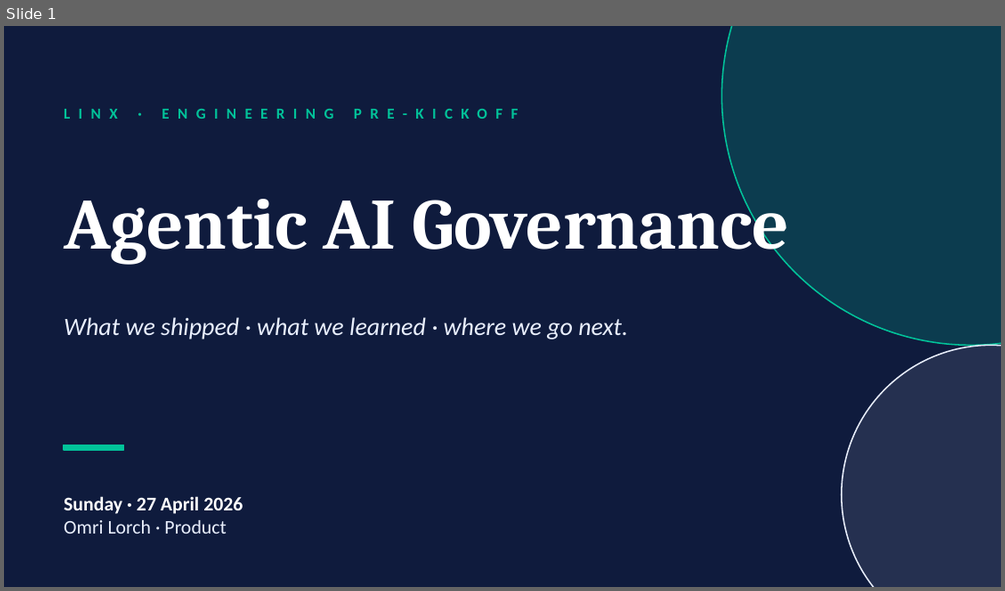
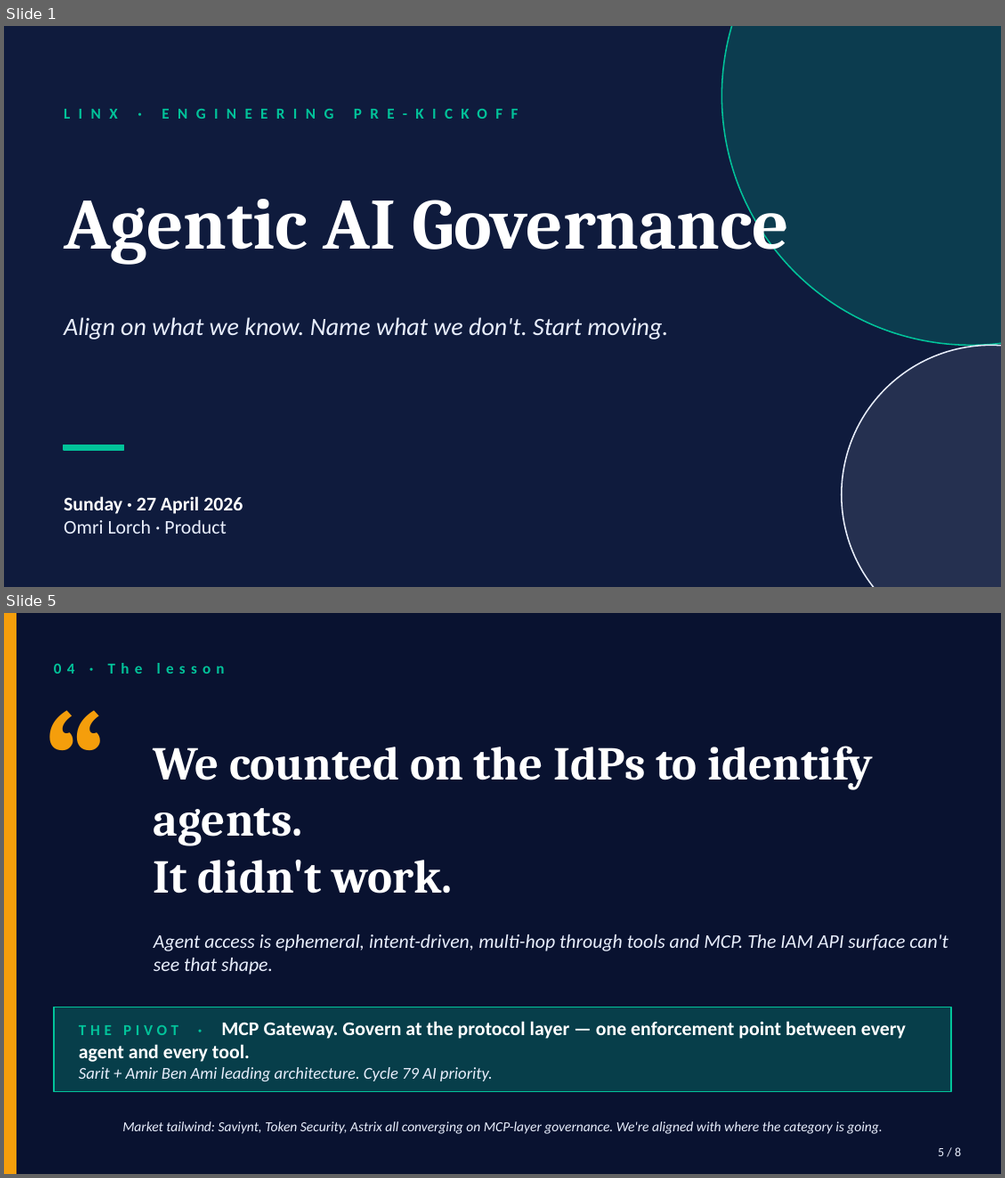
Before and after one commit to Lorch19/ol-linx-agent, a slide deck: artifacts/eng-prekickoff-2026-04-27.pptx. Shown one above the other, each under a label of ours: slide 1 before the commit, slides 1 and 5 after it; the slides between them are not shown. The pictures are 1005x591 and 1005x1178 pixels, drawn with LibreOffice and Linux fonts; fonts in the diff are those of the drawing. Boxes give left, top, right and bottom in pixels: in the first picture for what was removed or moved away, otherwise in the second. Text is boxed around its words. In the diff, an @@ line names an element or a change of style, - is before the commit and + after.

```diff
--- a/artifacts/eng-prekickoff-2026-04-27.pptx
+++ b/artifacts/eng-prekickoff-2026-04-27.pptx
@@ slide 5 added at [4, 613, 1001, 1174], background #091230 @@
@@ rectangle added at [4, 613, 16, 1173], fill #F59E0B, outline #F59E0B 1 pt @@
@@ text added at [54, 663, 225, 674], 11 pt, text #02C39A, bold @@
+04 · The lesson
@@ text added at [44, 682, 163, 832], 110 pt, text #F59E0B, bold @@
+“
@@ text added at [154, 746, 873, 893], 34 pt, text #FFFFFF, bold @@
+We counted on the IdPs to identify agents.
+It didn't work.
@@ text added at [154, 934, 947, 974], 14 pt, text #E8EEFC, italic @@
+Agent access is ephemeral, intent-driven, multi-hop through tools and MCP. The IAM API surface can't see that shape.
@@ rectangle added at [54, 1006, 951, 1092], fill #02C39A at 25% opacity, outline #02C39A 1 pt @@
@@ text added at [79, 1021, 906, 1081], 14 pt, text #FFFFFF, bold @@
+THE PIVOT · MCP Gateway. Govern at the protocol layer — one enforcement point between every agent and every tool.
+Sarit + Amir Ben Ami leading architecture. Cycle 79 AI priority.
@@ text added at [122, 1121, 882, 1134], 10 pt, text #E8EEFC, italic @@
+Market tailwind: Saviynt, Token Security, Astrix all converging on MCP-layer governance. We're aligned with where the category is going.
@@ text added at [938, 1147, 961, 1156], 9 pt, text #E8EEFC @@
+5 / 8
@@ slide 1 changed as well @@
@@ text at [64, 317, 668, 339]: text changed @@
-What we shipped · what we learned · where we go next.
+Align on what we know. Name what we don't. Start moving.
```
Also in this commit, not shown: 3 other slides changed, 3 other slides added, 5 slides removed, 1 other file.
